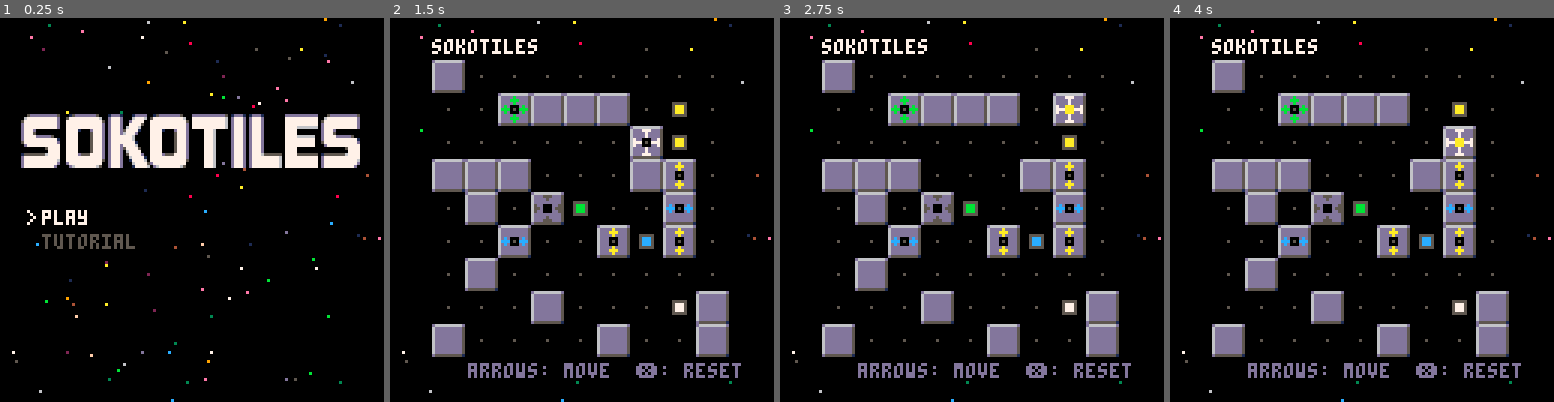
Above: before the commit, frames 1-4 (left to right).
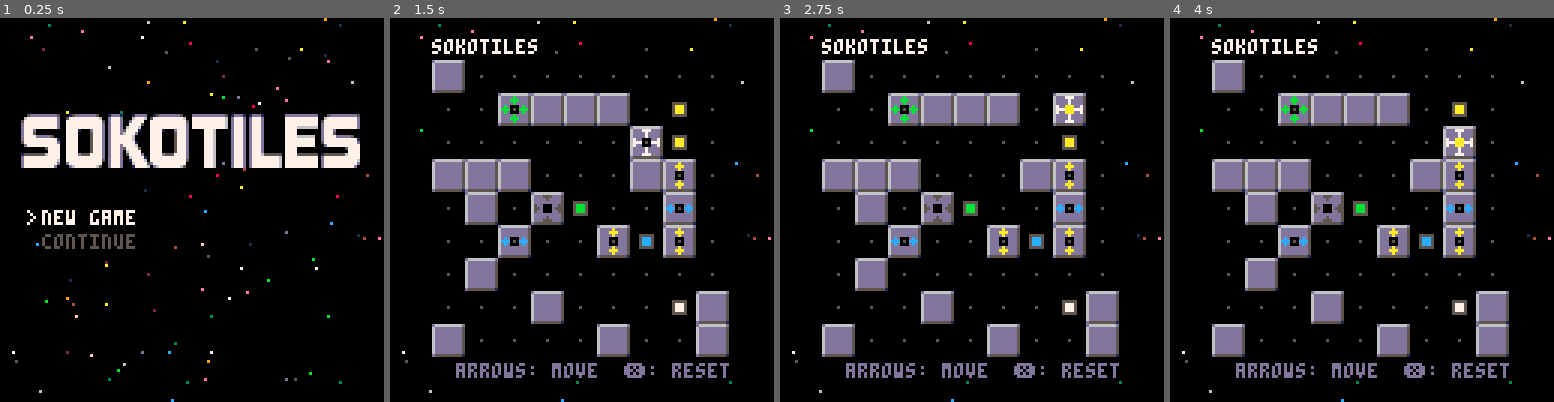
Above: after the commit, the same moments.

Repository: schoblaska/pico-8
Game: PICO-8 cartridge src/sokotiles.p8
The game is run twice, just before and just after one commit, with the same random seed, the same clock (stepped at 60 frames per second) and the same inputs.
Inputs:
- Up to frame 1 (0.25 s): no input
- Up to frame 2 (1.5 s): tap X (X key) at 0.33, 1.07 s; tap O (Z key) at 0.7 s
- Up to frame 3 (2.75 s): hold Right 1.6-2.1 s; tap O (Z key) at 1.7, 2.1, 2.5 s; tap X (X key) at 1.85 s; hold Up 2.15-2.42 s; hold Right from 2.47 s (still down)
- Up to frame 4 (4 s): tap O (Z key) at 2.9, 3.3, 3.7 s; tap X (X key) at 2.97 s; release Right at 3.03 s; hold Left 3.08-3.58 s; hold Down 3.63-3.97 s

The runs differ from the first frame. In frame 1, 0.8% of the frame differs, in the area x 10-36%, y 50-61%; in frame 2, 1.0%, in the area x 17-92%, y 8-94%; in frame 3, 1.0%; in frame 4, 1.0%.

Commit message:
move magic numbers into config

Diff:
--- a/src/sokotiles.p8
+++ b/src/sokotiles.p8
@@ -6,6 +6,12 @@
 -- by schoblaska
 
 function _init()
+  config = {
+    tilew = 11,
+    boardxy = 14, -- top-left corner of board
+    grids = 9
+  }
+
   stars = {}
   sprites = {
     W = { 0, 0 },
@@ -101,9 +107,9 @@
   board = {}
   tiles = {}
 
-  for x = 1, 9 do
+  for x = 1, config.grids do
     board[x] = {}
-    for y = 1, 9 do
+    for y = 1, config.grids do
       map_sprite = mget(x - 1, y - 1)
       if board_map_sprites[map_sprite] then
         board[x][y] = board_map_sprites[map_sprite]
@@ -183,7 +189,7 @@
   local target_x = x + dx
   local target_y = y + dy
 
-  if target_x < 1 or target_x > 9 or target_y < 1 or target_y > 9 then
+  if target_x < 1 or target_x > config.grids or target_y < 1 or target_y > config.grids then
     return false
   end
 
@@ -219,8 +225,8 @@
 
   tile.x = target_x
   tile.y = target_y
-  tile.x_offset = (x - target_x) * 11
-  tile.y_offset = (y - target_y) * 11
+  tile.x_offset = (x - target_x) * config.tilew
+  tile.y_offset = (y - target_y) * config.tilew
 
   reset_cache()
 end
@@ -235,8 +241,8 @@
   end
 
   local check_is_won = function()
-    for x = 1, 9 do
-      for y = 1, 9 do
+    for x = 1, config.grids do
+      for y = 1, config.grids do
         local board_square = board[x][y]
         local tile_value = tile_value_at(x, y)
 
@@ -290,13 +296,13 @@
 end
 
 function draw_board()
-  for x = 1, 9 do
-    for y = 1, 9 do
+  for x = 1, config.grids do
+    for y = 1, config.grids do
       local board_square = board[x][y]
 
       if board_square == "." then
         if not is_won() then
-          pset(x * 11 + 8, y * 11 + 8, 5)
+          pset(x * config.tilew + 8, y * config.tilew + 8, 5)
         end
       else
         draw_square(sprites[board_square], x, y)
@@ -335,7 +341,7 @@
     pal()
 
     -- fill in pixels that match any adjacent G, Y, or B pieces
-    local center = { x = x * 11 + 8 + tile.x_offset, y = y * 11 + 8 + tile.y_offset }
+    local center = { x = x * config.tilew + 8 + tile.x_offset, y = y * config.tilew + 8 + tile.y_offset }
     local lval = adjacent_tile_val(tile, -1, 0)
     local rval = adjacent_tile_val(tile, 1, 0)
     local uval = adjacent_tile_val(tile, 0, -1)
@@ -347,7 +353,7 @@
       line(center.x + 4, center.y + 1, center.x + 4, center.y - 1, color)
     end
 
-    if x < 9 and (rval == "G" or rval == "B") then
+    if x < config.grids and (rval == "G" or rval == "B") then
       local color = color_for_value(rval)
       line(center.x - 3, center.y, center.x - 4, center.y, color)
       line(center.x - 4, center.y + 1, center.x - 4, center.y - 1, color)
@@ -359,7 +365,7 @@
       line(center.x + 1, center.y + 4, center.x - 1, center.y + 4, color)
     end
 
-    if y < 9 and (dval == "G" or dval == "Y") then
+    if y < config.grids and (dval == "G" or dval == "Y") then
       local color = color_for_value(dval)
       line(center.x, center.y - 3, center.x, center.y - 4, color)
       line(center.x + 1, center.y - 4, center.x - 1, center.y - 4, color)
@@ -390,7 +396,11 @@
 function draw_square(sprite, x, y, xoff, yoff)
   xoff = xoff or 0
   yoff = yoff or 0
-  sspr(sprite[1], sprite[2], 11, 11, x * 11 + 3 + xoff, y * 11 + 3 + yoff)
+  sspr(
+    sprite[1], sprite[2], config.tilew, config.tilew,
+    (x - 1) * config.tilew + config.boardxy + xoff,
+    (y - 1) * config.tilew + config.boardxy + yoff
+  )
 end
 
 function draw_stars(count, twinkle)
@@ -423,16 +433,23 @@
     draw_stars(300, 5)
   else
     draw_stars(100, 1)
-    rectfill(11, 11, 115, 115, 0)
-    -- draw_dotted_line(12, 18, 12, 114, 13)
-    -- draw_dotted_line(114, 12, 114, 110, 13)
-    -- draw_dotted_line(18, 12, 114, 12, 13)
-    -- draw_dotted_line(12, 114, 110, 114, 13)
-
-    draw_text("arrows: move  ❎: reset", 26, 115, 13, 0)
-  end
-
-  draw_text("sokotiles", 14, 7, 7, 0)
+    rectfill(
+      config.boardxy - 2,
+      config.boardxy - 2,
+      config.boardxy + config.tilew * config.grids + 1,
+      config.boardxy + config.tilew * config.grids + 1,
+      0
+    )
+    draw_text(
+      "arrows: move  ❎: reset",
+      config.boardxy + config.grids * config.tilew - 91,
+      config.boardxy + config.grids * config.tilew + 2,
+      13,
+      0
+    )
+  end
+
+  draw_text("sokotiles", config.boardxy, config.boardxy - 7, 7, 0)
   draw_board()
   draw_tiles()
 end
@@ -442,14 +459,27 @@
 
   draw_stars(100, 1)
   sspr(0, 109, 128, 18, 0, 32)
-  draw_text("play", menu_xy.x, menu_xy.y, 7, 0)
-  draw_text("tutorial", menu_xy.x, menu_xy.y + 8, 5, 0)
+  draw_text("new game", menu_xy.x, menu_xy.y, 7, 0)
+  draw_text("continue", menu_xy.x, menu_xy.y + 8, 5, 0)
   draw_text(">", menu_xy.x - 5, menu_xy.y + title_menu_selection * 8, 7, 0)
 end
 
 function draw_text(text, x, y, fg, bg)
   if bg then
-    rectfill(x - 1, y - 1, x + #text * 4 - 1, y + 5, bg)
+    local width = -1
+
+    for i = 1, #text do
+      local char = sub(text, i, i)
+      local char_ord = ord(char)
+
+      if char_ord < 128 then
+        width += 4
+      else
+        width += 8 -- for double-width characters like "❎"
+      end
+    end
+
+    rectfill(x - 1, y - 1, x + width, y + 5, bg)
   end
 
   print(text, x, y, fg)
